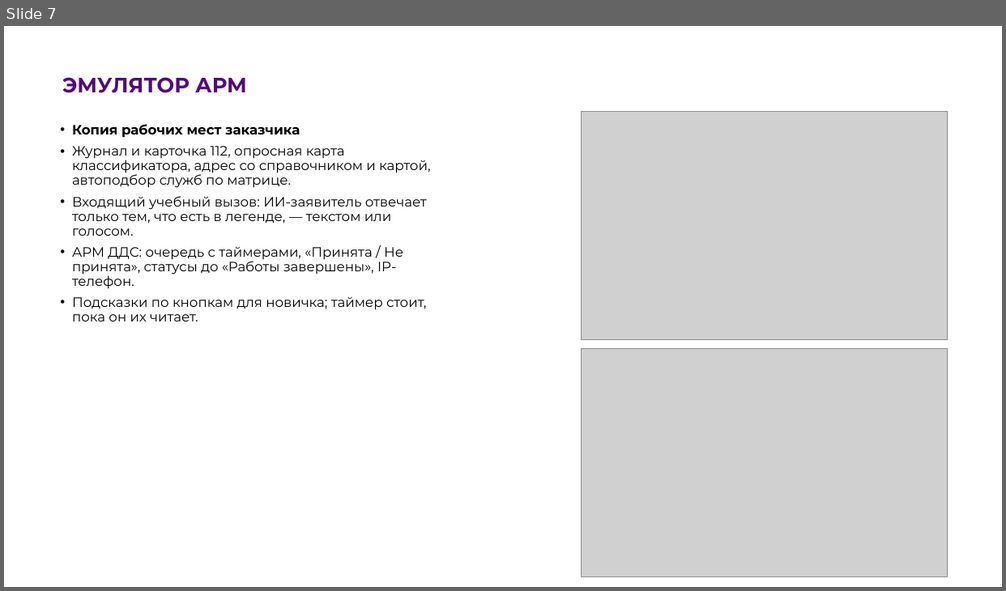
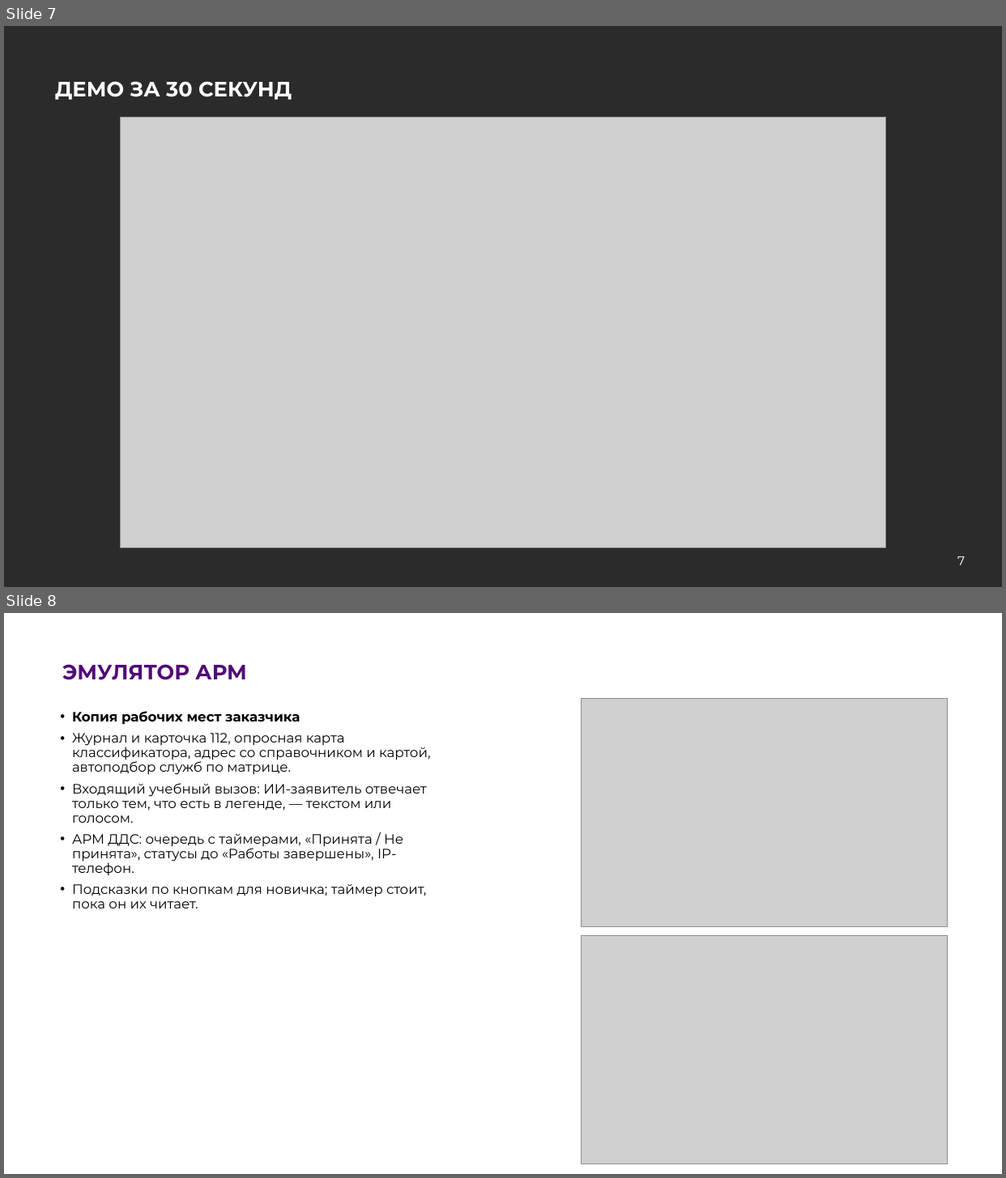
Before and after one commit to Fosh1er/MCHS_hack_AIskra, a slide deck: docs/presentation/АИскра_презентация_ЛЦТ2026.pptx. Shown one above the other, each under a label of ours: slide 7 before the commit, slides 7 and 8 after it. The pictures are 1006x591 and 1006x1178 pixels, drawn with LibreOffice and Linux fonts; fonts in the diff are those of the drawing; grey boxes stand for pictures; background and template pictures are left out; a plain dark background stands for a picture behind light text. Boxes give left, top, right and bottom in pixels: in the first picture for what was removed or moved away, otherwise in the second. Text is boxed around its words. In the diff, an @@ line names an element or a change of style, - is before the commit and + after.

```diff
--- a/docs/presentation/АИскра_презентация_ЛЦТ2026.pptx
+++ b/docs/presentation/АИскра_презентация_ЛЦТ2026.pptx
@@ slide 7 added at [4, 26, 1002, 587], background picture (left out) @@
@@ title added at [55, 81, 292, 100], 20 pt, text #FFFFFF, bold @@
+ДЕМО ЗА 30 СЕКУНД
@@ picture added at [120, 118, 887, 548] @@
@@ page number added at [957, 557, 965, 565], 12 pt, text #FFFFFF @@
+7
@@ what was slide 7 is now slide 8 @@
```
Also in this commit, not shown: 1 slide removed, 1 other file.
